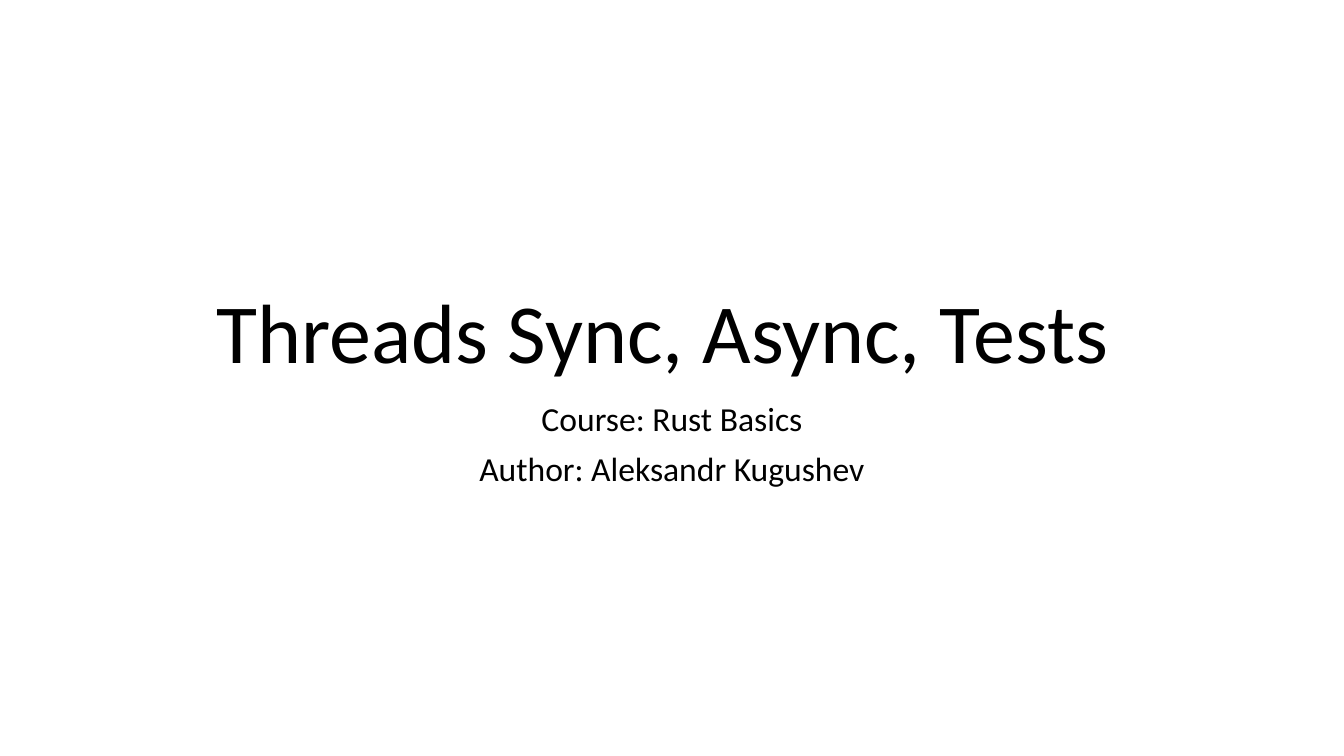
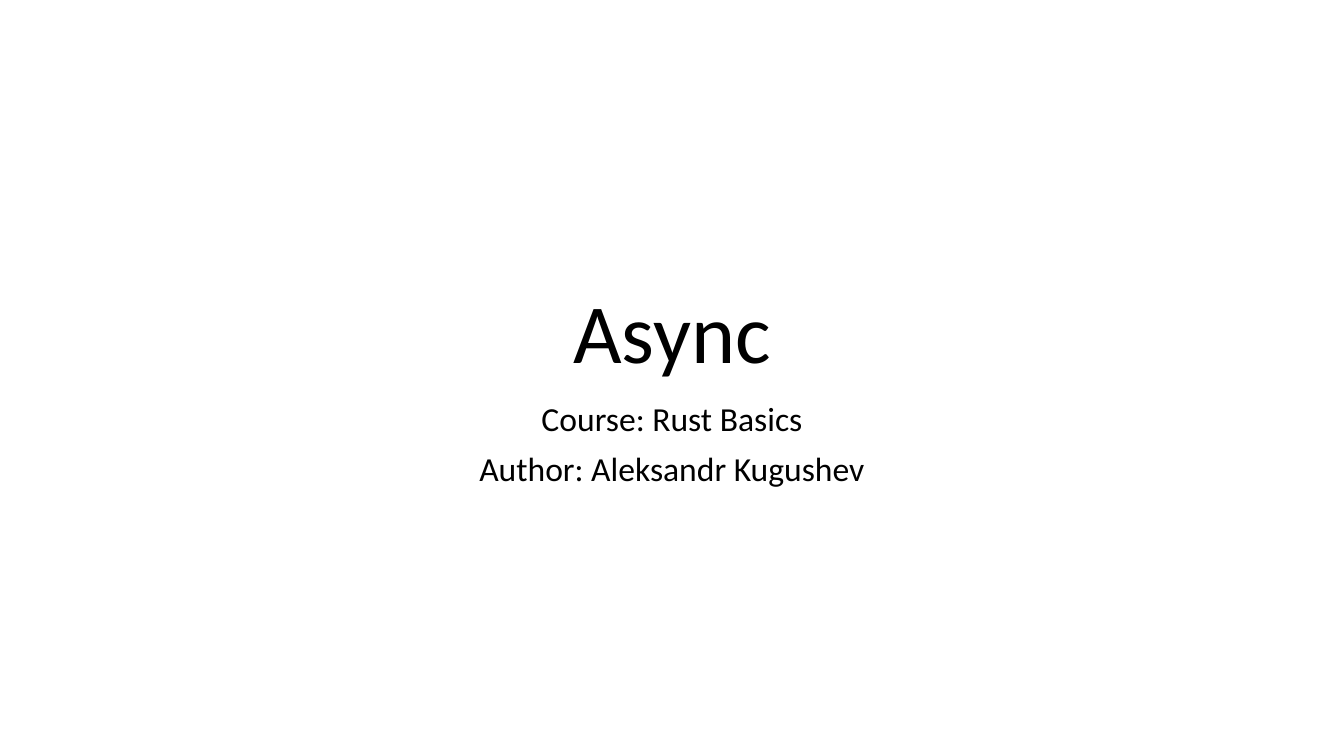
Before and after one commit to kugushev/course-rust-basics, a slide deck: slide 1 of pres/10-Async.pptx. Drawn at 1344x756 pixels with LibreOffice and Linux fonts; fonts in the diff are those of the drawing. Boxes give left, top, right and bottom in pixels: in the first picture for what was removed or moved away, otherwise in the second. Text is boxed around its words. In the diff, an @@ line names an element or a change of style, - is before the commit and + after.

```diff
--- a/pres/10-Async.pptx
+++ b/pres/10-Async.pptx
@@ title at bbox=[573, 309, 770, 377]: text changed @@
-Threads Sync, Async, Tests
+Async
```
Also in this commit, not shown: 1 slide removed, 4 other files.
